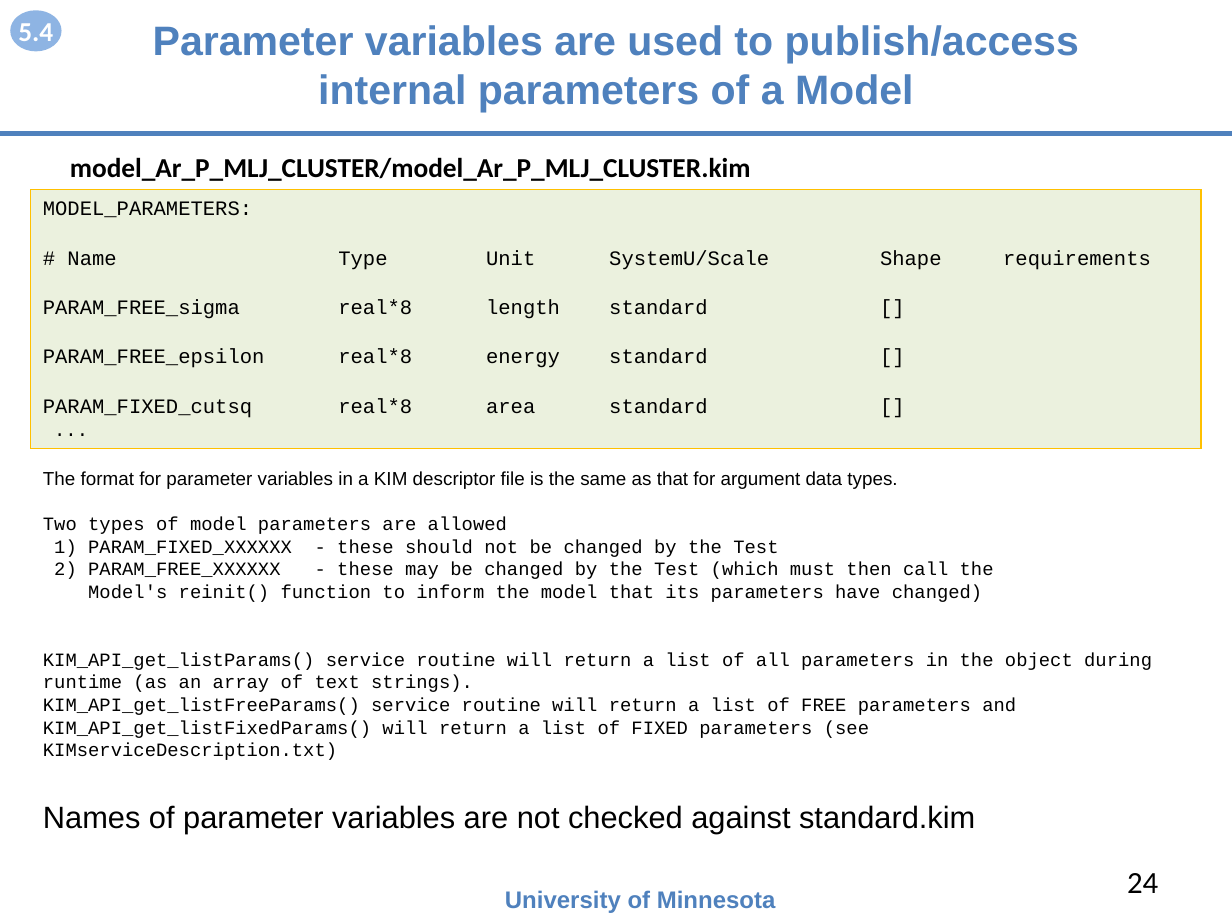
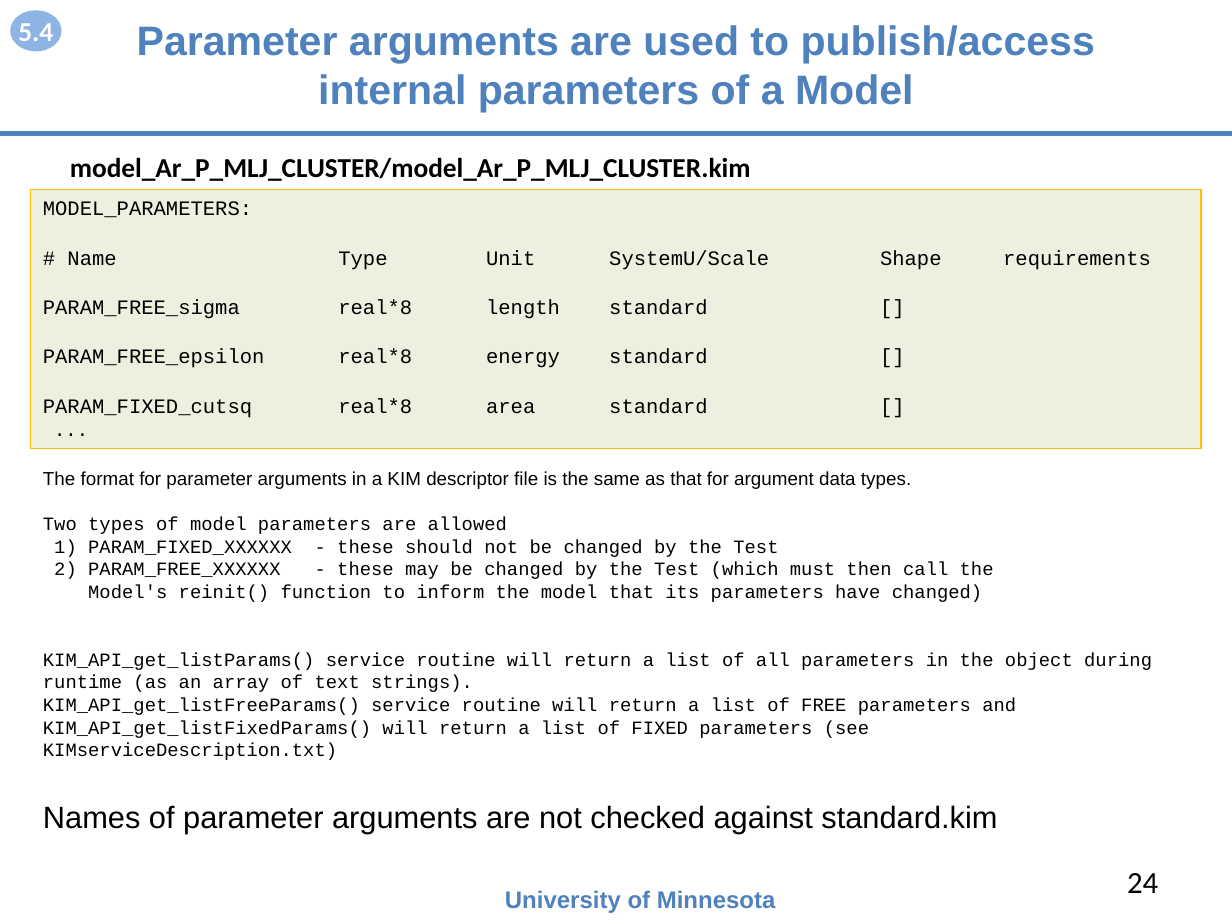
Before and after one commit to openkim/kim-api, a slide deck: slide 24 of DOCs/openkim-api-introduction.pptx. Drawn at 1232x924 pixels with LibreOffice and Linux fonts; fonts in the diff are those of the drawing. Boxes give left, top, right and bottom in pixels: in the first picture for what was removed or moved away, otherwise in the second. Text is boxed around its words. In the diff, an @@ line names an element or a change of style, - is before the commit and + after.

Commit message:
changes `variable' to `argument' in openkim-api-introduction.*

```diff
--- a/DOCs/openkim-api-introduction.pptx
+++ b/DOCs/openkim-api-introduction.pptx
@@ title at bbox=[137, 25, 1095, 113]: text changed @@
-  Parameter variables are used to publish/access internal parameters of a Model
+  Parameter arguments are used to publish/access internal parameters of a Model
@@ text at bbox=[43, 471, 911, 489]: text changed @@
-The format for parameter variables in a KIM descriptor file is the same as that for argument data types.
+The format for parameter arguments in a KIM descriptor file is the same as that for argument data types.
@@ text at bbox=[43, 805, 997, 833]: text changed @@
-Names of parameter variables are not checked against standard.kim
+Names of parameter arguments are not checked against standard.kim
```
Also in this commit, not shown: 8 other slides changed, 1 other file.
